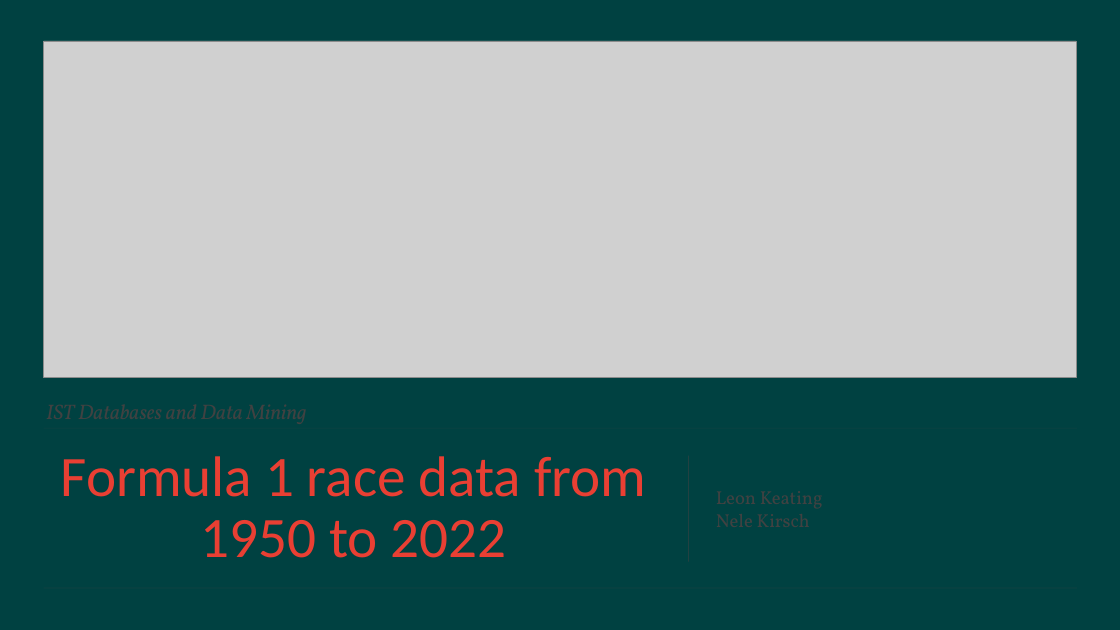
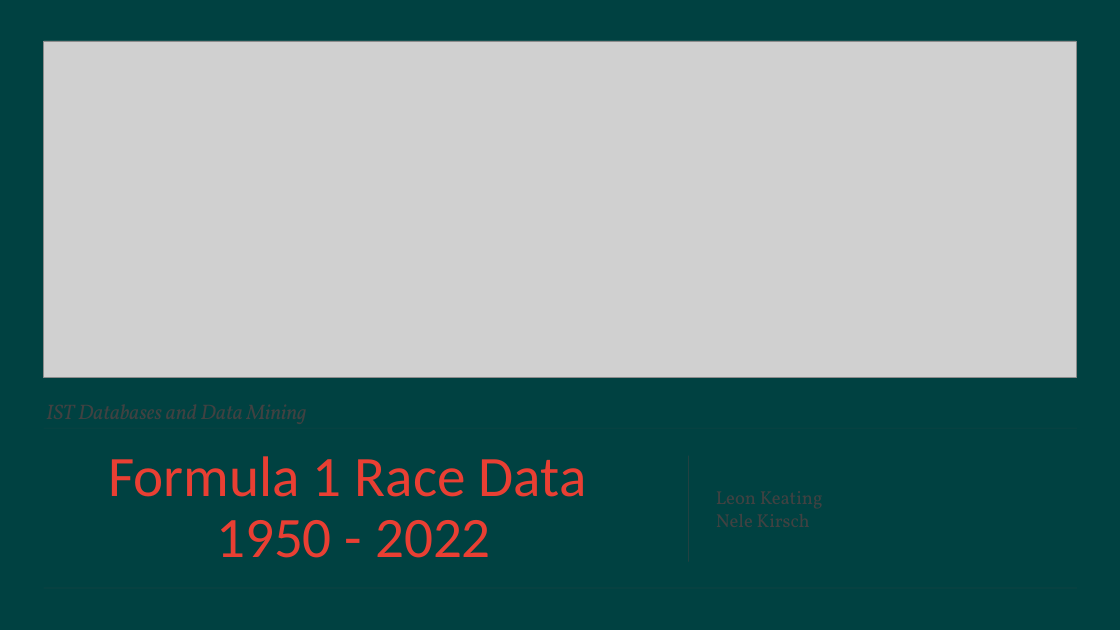
Before and after one commit to keatinle/istdb-project, a slide deck: slide 1 of presentation DBM1.pptx. Drawn at 1120x630 pixels with LibreOffice and Linux fonts; fonts in the diff are those of the drawing; grey boxes stand for pictures; background and template pictures are left out. Boxes give left, top, right and bottom in pixels: in the first picture for what was removed or moved away, otherwise in the second. Text is boxed around its words. In the diff, an @@ line names an element or a change of style, - is before the commit and + after.

```diff
--- a/presentation DBM1.pptx
+++ b/presentation DBM1.pptx
@@ title at (x1=108, y1=456, x2=491, y2=558): text changed @@
-Formula 1 race data from 1950 to 2022
+Formula 1 Race Data
+1950 - 2022
```
Also in this commit, not shown: 2 other slides changed.
